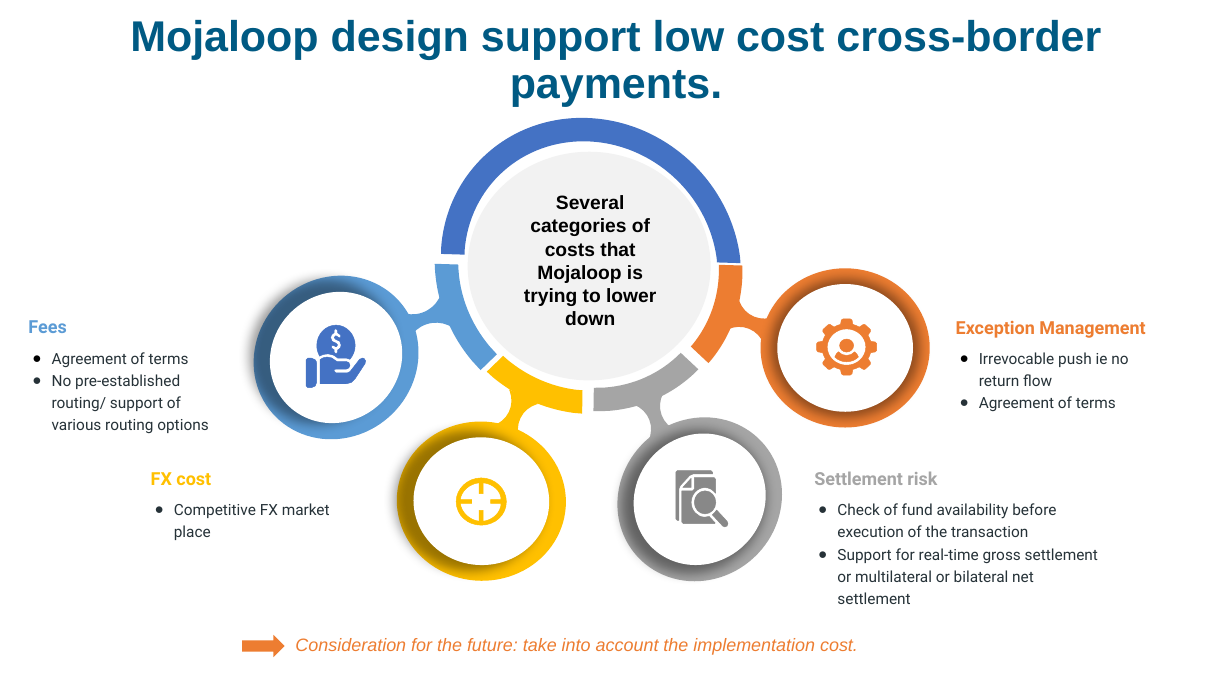
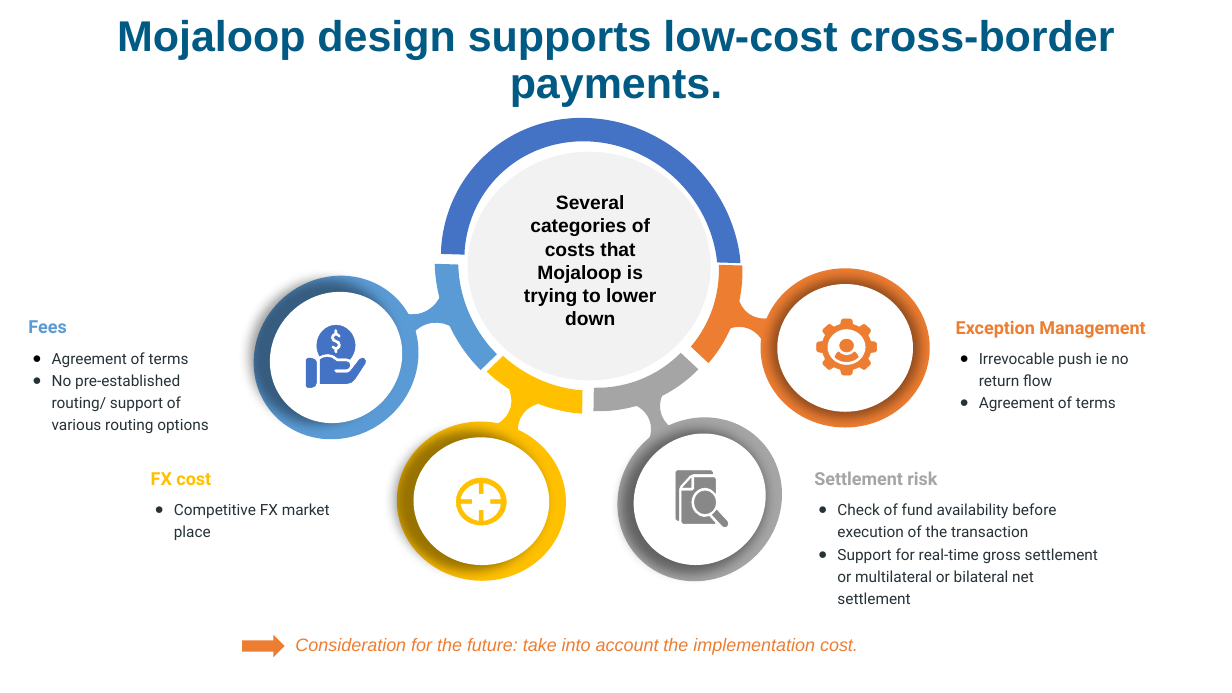
Before and after one commit to mojaloop/documentation-artifacts, a slide deck: slide 7 of presentations/pi_24_mar_2024/presentations/Inclusive_Cross_Border_Payments_Julie_Guetta_20240325.pptx. Drawn at 1232x693 pixels with LibreOffice and Linux fonts; fonts in the diff are those of the drawing; background and template pictures are left out. Boxes give left, top, right and bottom in pixels: in the first picture for what was removed or moved away, otherwise in the second. Text is boxed around its words. In the diff, an @@ line names an element or a change of style, - is before the commit and + after.

```diff
--- a/presentations/pi_24_mar_2024/presentations/Inclusive_Cross_Border_Payments_Julie_Guetta_20240325.pptx
+++ b/presentations/pi_24_mar_2024/presentations/Inclusive_Cross_Border_Payments_Julie_Guetta_20240325.pptx
@@ title at box(117, 20, 1115, 106): text changed @@
-Mojaloop design support low cost cross-border payments.
+Mojaloop design supports low-cost cross-border payments.
```
Also in this commit, not shown: 2 other slides changed.
